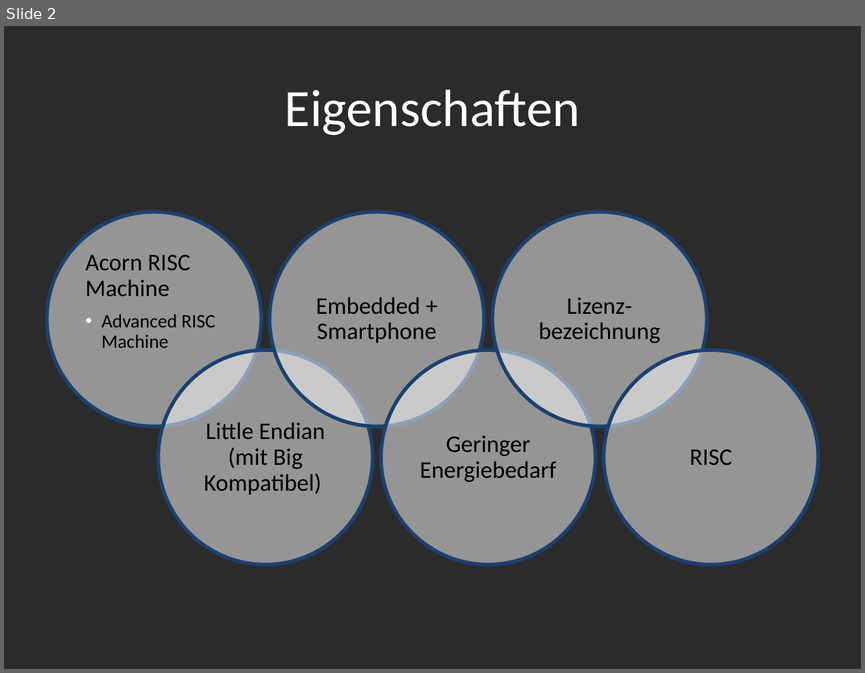
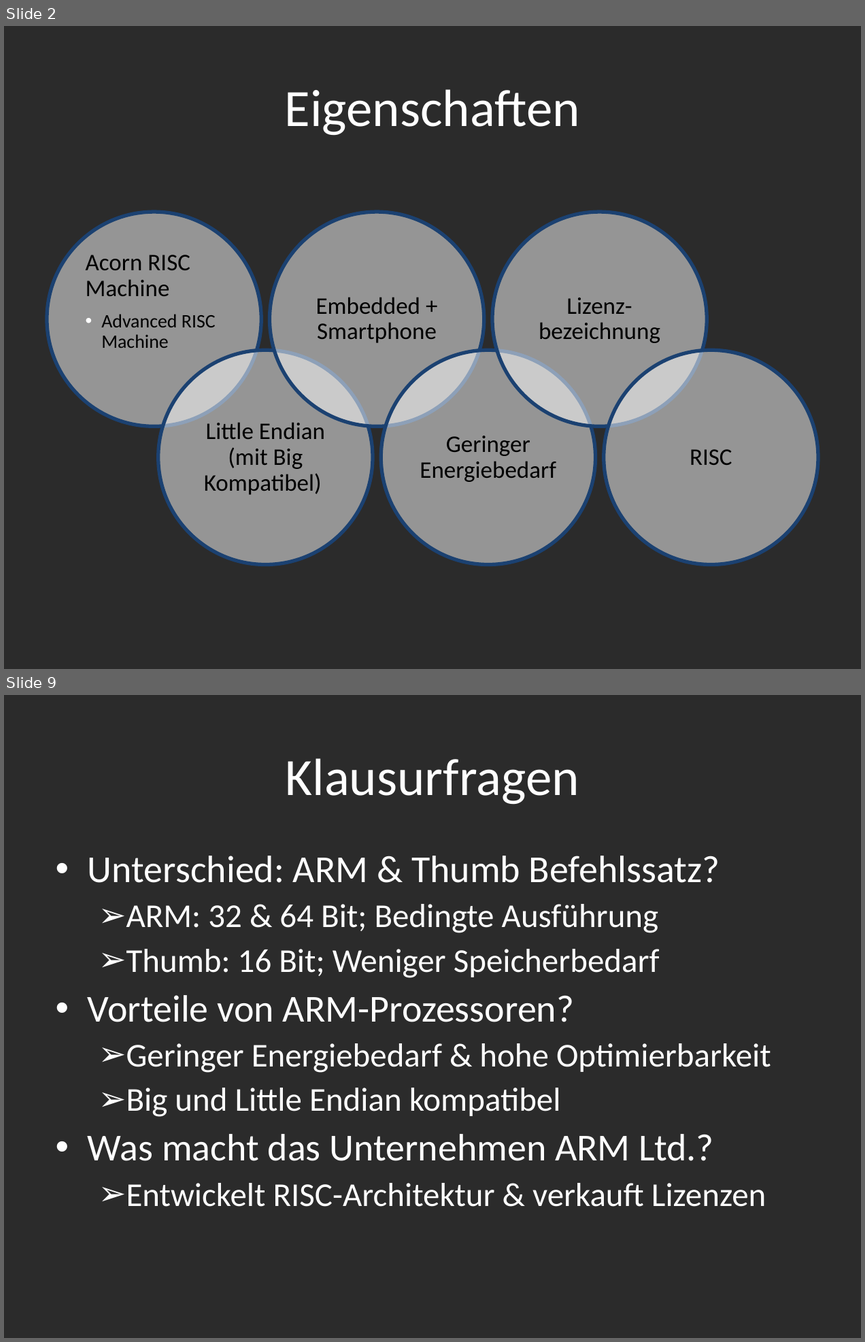
Before and after one commit to sewpalu/Compendia, a slide deck: doc/arm_presentation/ARM-Prozessoren.odp. Shown one above the other, each under a label of ours: slide 2 before the commit, slides 2 and 9 after it; the slides between them are not shown. The pictures are 865x673 and 865x1342 pixels, drawn with LibreOffice and Linux fonts; fonts in the diff are those of the drawing; background and template pictures are left out; a plain dark background stands for a picture behind light text. Boxes give left, top, right and bottom in pixels: in the first picture for what was removed or moved away, otherwise in the second. Text is boxed around its words. In the diff, an @@ line names an element or a change of style, - is before the commit and + after.

```diff
--- a/doc/arm_presentation/ARM-Prozessoren.odp
+++ b/doc/arm_presentation/ARM-Prozessoren.odp
@@ slide 9 added at bbox=[4, 695, 861, 1338], background picture (left out) @@
@@ title added at bbox=[286, 758, 579, 804], 44 pt, text #FFFFFF @@
+Klausurfragen
@@ text added at bbox=[88, 855, 771, 1206], 28 pt, text #FFFFFF @@
+• Unterschied: ARM & Thumb Befehlssatz?
+  ➢ ARM: 32 & 64 Bit; Bedingte Ausführung
+  ➢ Thumb: 16 Bit; Weniger Speicherbedarf
+• Vorteile von ARM-Prozessoren?
+  ➢ Geringer Energiebedarf & hohe Optimierbarkeit
+  ➢ Big und Little Endian kompatibel
+• Was macht das Unternehmen ARM Ltd.?
+  ➢ Entwickelt RISC-Architektur & verkauft Lizenzen
```
Also in this commit, not shown: 4 slides changed, 2 other slides added, 1 slide removed.
